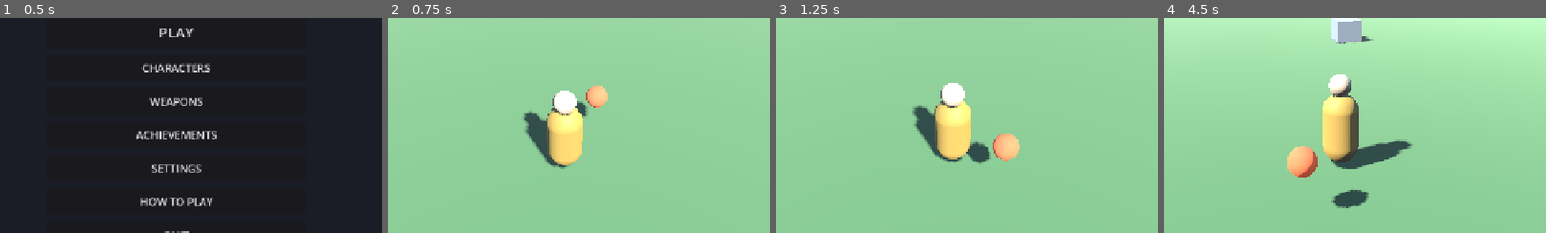
Above: before the commit, frames 1-4 (left to right).
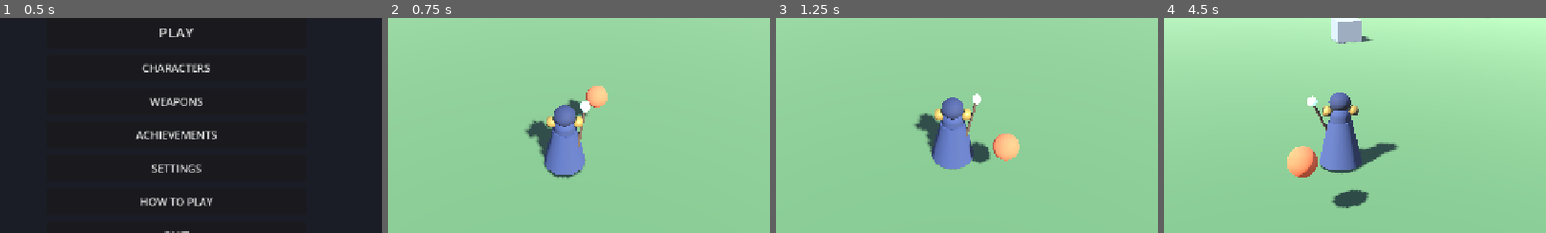
Above: after the commit, the same moments.

Repository: mohsen-niksirat/Horde_Survival_3D
Game: Godot game, scene res://scenes/bootstrap/Boot.tscn
The game is run twice, just before and just after one commit, with the same random seed, the same clock (stepped at 60 frames per second) and the same inputs.
Inputs (mouse positions are % of the whole screen's width and height, from its top left):
- Up to frame 1 (0.5 s): no input
- Up to frame 2 (0.75 s): click "PLAY" at 0.5 s
- Up to frame 3 (1.25 s): no input
- Up to frame 4 (4.5 s): click "II" at 1.25 s; click "RESTART" at 2 s; click "Q Meteor" at 2.75 s; click "E Freeze" at 3.5 s; tap Enter at 4.25 s; move the mouse to (55, 50) at 4.27 s; hold W (move_up) from 4.28 s (still down); tap Q (ability_1) at 4.35 s
The pictures show only the part of the screen within x 27-77%, y 34-84%; the shares and areas given below are measured in that part.

Frame 1 is identical in both runs. In frame 2, 3.9% of the frame differs, in the area x 35-53%, y 33-76%; in frame 3, 3.8%; in frame 4, 4.4%, in the area x 37-65%, y 26-72%.

Commit message:
feat(V1): hero visual identity — hooded mage model + animation
- Player placeholder capsule replaced with a primitive-built hooded mage:
  robe, torso, hood, skin head, gold shoulders/belt trim, wooden staff
  with emissive glowing orb (pulses)
- hero_model.gd: procedural idle breathing bob, run bob + forward lean,
  staff swing, orb pulse — driven by the player's planar speed
- Roadmap: docs/VISUAL_ROADMAP.md sequences V1..V10 visual/content
  phases (enemies, weapons, arena, juice, content, UI, audio, meta,
  optimization)
- tests/test_v1_hero.gd V1_HERO_PASS (9 parts, materials, idle/run
  animation, camera+weapons intact); full 13-suite regression green

Diff:
--- a/scenes/player/Player.tscn
+++ b/scenes/player/Player.tscn
@@ -6,26 +6,72 @@
 [ext_resource type="Script" path="res://scripts/combat/health_component.gd" id="4"]
 [ext_resource type="Script" path="res://scripts/player/experience_component.gd" id="5"]
 [ext_resource type="Script" path="res://scripts/weapons/weapon_controller.gd" id="6"]
+[ext_resource type="Script" path="res://scenes/player/hero_model.gd" id="7"]
 
 [sub_resource type="CapsuleShape3D" id="capsule"]
 radius=0.45
 height=1.8
 
-[sub_resource type="CapsuleMesh" id="capsule_mesh"]
-radius=0.45
-height=1.8
+[sub_resource type="StandardMaterial3D" id="robe_mat"]
+albedo_color=Color(0.243, 0.298, 0.478, 1)
+roughness=0.8
 
-[sub_resource type="StandardMaterial3D" id="body_mat"]
+[sub_resource type="StandardMaterial3D" id="hood_mat"]
+albedo_color=Color(0.18, 0.22, 0.37, 1)
+roughness=0.8
+
+[sub_resource type="StandardMaterial3D" id="trim_mat"]
 albedo_color=Color(0.854902, 0.647059, 0.258824, 1)
-roughness=0.6
+metallic=0.3
+roughness=0.5
+
+[sub_resource type="StandardMaterial3D" id="skin_mat"]
+albedo_color=Color(0.956863, 0.8, 0.639216, 1)
+roughness=0.7
+
+[sub_resource type="StandardMaterial3D" id="wood_mat"]
+albedo_color=Color(0.4, 0.28, 0.18, 1)
+roughness=0.9
+
+[sub_resource type="StandardMaterial3D" id="orb_mat"]
+albedo_color=Color(0.4, 0.85, 1, 1)
+emission_enabled=true
+emission=Color(0.35, 0.8, 1, 1)
+emission_energy_multiplier=2.2
+
+[sub_resource type="CylinderMesh" id="robe_mesh"]
+top_radius=0.3
+bottom_radius=0.55
+height=1.1
+
+[sub_resource type="CapsuleMesh" id="torso_mesh"]
+radius=0.26
+height=0.7
 
 [sub_resource type="SphereMesh" id="head_mesh"]
-radius=0.28
-height=0.56
+radius=0.2
+height=0.4
 
-[sub_resource type="StandardMaterial3D" id="head_mat"]
-albedo_color=Color(0.956863, 0.8, 0.639216, 1)
-roughness=0.7
+[sub_resource type="SphereMesh" id="hood_mesh"]
+radius=0.27
+height=0.54
+
+[sub_resource type="SphereMesh" id="shoulder_mesh"]
+radius=0.14
+height=0.28
+
+[sub_resource type="CylinderMesh" id="pole_mesh"]
+top_radius=0.035
+bottom_radius=0.035
+height=1.6
+
+[sub_resource type="SphereMesh" id="orb_mesh"]
+radius=0.12
+height=0.24
+
+[sub_resource type="TorusMesh" id="belt_mesh"]
+inner_radius=0.28
+outer_radius=0.34
 
 [node name="Player" type="CharacterBody3D"]
 collision_layer=1
@@ -36,15 +82,59 @@
 transform=Transform3D(1, 0, 0, 0, 1, 0, 0, 0, 1, 0, 0.9, 0)
 shape=SubResource("capsule")
 
-[node name="Mesh" type="MeshInstance3D" parent="."]
-transform=Transform3D(1, 0, 0, 0, 1, 0, 0, 0, 1, 0, 0.9, 0)
-mesh=SubResource("capsule_mesh")
-surface_material_override/0=SubResource("body_mat")
+[node name="Mesh" type="Node3D" parent="."]
 
-[node name="Head" type="MeshInstance3D" parent="Mesh"]
-transform=Transform3D(1, 0, 0, 0, 1, 0, 0, 0, 1, 0, 1.1, 0)
+[node name="Root" type="Node3D" parent="Mesh"]
+
+[node name="Robe" type="MeshInstance3D" parent="Mesh/Root"]
+transform=Transform3D(1, 0, 0, 0, 1, 0, 0, 0, 1, 0, 0.55, 0)
+mesh=SubResource("robe_mesh")
+surface_material_override/0=SubResource("robe_mat")
+
+[node name="Torso" type="MeshInstance3D" parent="Mesh/Root"]
+transform=Transform3D(1, 0, 0, 0, 1, 0, 0, 0, 1, 0, 1.15, 0)
+mesh=SubResource("torso_mesh")
+surface_material_override/0=SubResource("robe_mat")
+
+[node name="Head" type="MeshInstance3D" parent="Mesh/Root"]
+transform=Transform3D(1, 0, 0, 0, 1, 0, 0, 0, 1, 0, 1.5, 0)
 mesh=SubResource("head_mesh")
-surface_material_override/0=SubResource("head_mat")
+surface_material_override/0=SubResource("skin_mat")
+
+[node name="Hood" type="MeshInstance3D" parent="Mesh/Root"]
+transform=Transform3D(1, 0, 0, 0, 0.9, 0, 0, 0, 1.05, 0, 1.58, 0.02)
+mesh=SubResource("hood_mesh")
+surface_material_override/0=SubResource("hood_mat")
+
+[node name="ShoulderL" type="MeshInstance3D" parent="Mesh/Root"]
+transform=Transform3D(1, 0, 0, 0, 1, 0, 0, 0, 1, -0.32, 1.36, 0)
+mesh=SubResource("shoulder_mesh")
+surface_material_override/0=SubResource("trim_mat")
+
+[node name="ShoulderR" type="MeshInstance3D" parent="Mesh/Root"]
+transform=Transform3D(1, 0, 0, 0, 1, 0, 0, 0, 1, 0.32, 1.36, 0)
+mesh=SubResource("shoulder_mesh")
+surface_material_override/0=SubResource("trim_mat")
+
+[node name="Belt" type="MeshInstance3D" parent="Mesh/Root"]
+transform=Transform3D(1, 0, 0, 0, 1, 0, 0, 0, 1, 0, 0.92, 0)
+mesh=SubResource("belt_mesh")
+surface_material_override/0=SubResource("trim_mat")
+
+[node name="Staff" type="Node3D" parent="Mesh/Root"]
+transform=Transform3D(1, 0, 0, 0, 0.955336, 0.29552, 0, -0.29552, 0.955336, 0.38, 0.95, 0.08)
+
+[node name="Pole" type="MeshInstance3D" parent="Mesh/Root/Staff"]
+mesh=SubResource("pole_mesh")
+surface_material_override/0=SubResource("wood_mat")
+
+[node name="Orb" type="MeshInstance3D" parent="Mesh/Root/Staff"]
+transform=Transform3D(1, 0, 0, 0, 1, 0, 0, 0, 1, 0, 0.82, 0)
+mesh=SubResource("orb_mesh")
+surface_material_override/0=SubResource("orb_mat")
+
+[node name="HeroModel" type="Node3D" parent="Mesh"]
+script=ExtResource("7")
 
 [node name="MovementComponent" type="Node" parent="."]
 script=ExtResource("2")
@@ -62,7 +152,6 @@
 transform=Transform3D(1, 0, 0, 0, 1, 0, 0, 0, 1, 0, 2.2, 0)
 script=ExtResource("3")
 target_path=NodePath("..")
-distance=8.0
 
 [node name="SpringArm3D" type="SpringArm3D" parent="CameraRig"]
 spring_length=8.0
--- /dev/null
+++ b/scenes/player/hero_model.gd
@@ -0,0 +1,39 @@
+extends Node3D
+## V1 hero model: stylized hooded mage built from primitives.
+## Attaches to the Player node and provides mesh parts + procedural
+## idle/run/staff-sway animation driven by the player's velocity.
+
+@onready var root: Node3D = $"../Root"
+@onready var robe: MeshInstance3D = $"../Root/Robe"
+@onready var torso: MeshInstance3D = $"../Root/Torso"
+@onready var hood: MeshInstance3D = $"../Root/Hood"
+@onready var shoulder_l: MeshInstance3D = $"../Root/ShoulderL"
+@onready var shoulder_r: MeshInstance3D = $"../Root/ShoulderR"
+@onready var staff: Node3D = $"../Root/Staff"
+@onready var orb: MeshInstance3D = $"../Root/Staff/Orb"
+
+var _bob_time: float = 0.0
+var _move_speed: float = 0.0
+
+func _ready() -> void:
+	pass
+
+## Called every frame by the player with its current planar speed.
+func animate(delta: float, speed: float) -> void:
+	_move_speed = speed
+	if speed > 0.5:
+		# Run: quick bob + forward lean + staff swing
+		_bob_time += delta * speed * 1.5
+		var bob := absf(sin(_bob_time)) * 0.09
+		root.position.y = bob
+		root.rotation.x = lerpf(root.rotation.x, 0.1, 8.0 * delta)
+		staff.rotation.z = lerpf(staff.rotation.z, -0.35 + sin(_bob_time * 2.0) * 0.12, 8.0 * delta)
+	else:
+		# Idle: slow breathing bob + staff sway
+		_bob_time += delta * 2.0
+		root.position.y = sin(_bob_time) * 0.03
+		root.rotation.x = lerpf(root.rotation.x, 0.0, 6.0 * delta)
+		staff.rotation.z = lerpf(staff.rotation.z, -0.3 + sin(_bob_time * 0.7) * 0.06, 4.0 * delta)
+	# Orb pulse
+	var pulse := 1.0 + sin(_bob_time * 2.5) * 0.08
+	orb.scale = Vector3(pulse, pulse, pulse)
--- a/scenes/player/player.gd
+++ b/scenes/player/player.gd
@@ -6,7 +6,8 @@
 
 @onready var movement: Node = $MovementComponent
 @onready var camera_rig: Node3D = $CameraRig
-@onready var mesh: MeshInstance3D = $Mesh
+@onready var mesh: Node3D = $Mesh
+@onready var hero: Node3D = $Mesh/HeroModel
 @onready var health: Node = $HealthComponent
 @onready var experience: Node = $ExperienceComponent
 @onready var weapon_controller: Node = $WeaponController
@@ -18,15 +19,12 @@
 var has_revive: bool = false
 
 var _face_yaw: float = 0.0
-var _bob_time: float = 0.0
-var _base_mesh_y: float = 0.0
 var _base_hp: float = 100.0
 
 func _ready() -> void:
 	add_to_group("player")
 	stat_block = StatBlock.new({"max_hp": _base_hp, "move_speed": 6.0, "pickup_radius": 3.0})
 	movement.setup(self)
-	_base_mesh_y = mesh.position.y
 	_face_yaw = rotation.y
 	camera_rig.set_target(self)
 	health.setup(_base_hp)
@@ -74,14 +72,7 @@
 	rotation.y = _face_yaw
 
 	var speed: float = movement.get_current_speed()
-	if speed > 0.5:
-		_bob_time += delta * speed * 1.6
-		mesh.position.y = _base_mesh_y + absf(sin(_bob_time)) * 0.08
-		mesh.rotation.x = lerpf(mesh.rotation.x, 0.08, 6.0 * delta)
-	else:
-		_bob_time = 0.0
-		mesh.position.y = lerpf(mesh.position.y, _base_mesh_y, 8.0 * delta)
-		mesh.rotation.x = lerpf(mesh.rotation.x, 0.0, 8.0 * delta)
+	hero.animate(delta, speed)
 
 ## Called by enemies on contact attacks.
 func take_contact_damage(amount: float, from_position: Vector3) -> void:
--- /dev/null
+++ b/tests/test_v1_hero.gd
@@ -0,0 +1,58 @@
+extends SceneTree
+## V1 validation: hero model parts exist and procedural animation runs.
+
+var failures := 0
+
+func _initialize() -> void:
+	var main_ps: PackedScene = load("res://scenes/main/Main.tscn")
+	var main := main_ps.instantiate()
+	root.add_child(main)
+	for i in range(4):
+		await process_frame
+		await physics_frame
+
+	var player: CharacterBody3D = main.get_node("World/Player")
+	var hero: Node3D = player.get_node("Mesh/HeroModel")
+	var model_root: Node3D = player.get_node("Mesh/Root")
+
+	# --- All model parts exist ---
+	for part in ["Robe", "Torso", "Head", "Hood", "ShoulderL", "ShoulderR", "Belt", "Staff/Pole", "Staff/Orb"]:
+		var node: Node = model_root.get_node_or_null(part)
+		_check(node != null, "hero part exists: " + part)
+
+	# --- Materials assigned (robe visible) ---
+	var robe: MeshInstance3D = model_root.get_node("Robe")
+	_check(robe.mesh != null, "robe has a mesh")
+	_check(robe.get_surface_override_material(0) != null, "robe has a material")
+
+	# --- Animation runs: idle bob changes Root position over time ---
+	var y0: float = model_root.position.y
+	for i in range(20):
+		await physics_frame
+	var y1: float = model_root.position.y
+	_check(absf(y1 - y0) > 0.001, "idle bob animates (%.3f -> %.3f)" % [y0, y1])
+
+	# --- Movement animation: lean forward while running ---
+	Input.action_press("move_up")
+	for i in range(30):
+		await physics_frame
+	Input.action_release("move_up")
+	_check(model_root.rotation.x > 0.02, "run lean applied (rx=%.2f)" % model_root.rotation.x)
+
+	# --- Player still functions: camera, health, weapon ---
+	var cam: Camera3D = player.get_node("CameraRig/SpringArm3D/Camera3D")
+	_check(cam.current, "camera still current")
+	_check(player.weapon_controller.weapons.size() >= 1, "weapons intact")
+
+	if failures == 0:
+		print("V1_HERO_PASS")
+	else:
+		print("V1_HERO_FAIL failures=", failures)
+	quit(0 if failures == 0 else 1)
+
+func _check(cond: bool, label: String) -> void:
+	if cond:
+		print("OK: ", label)
+	else:
+		push_error("FAIL: " + label)
+		failures += 1
Not shown: 1 places in scenes/player/Player.tscn that only renumber resources
Not shown, added: docs/VISUAL_ROADMAP.md
